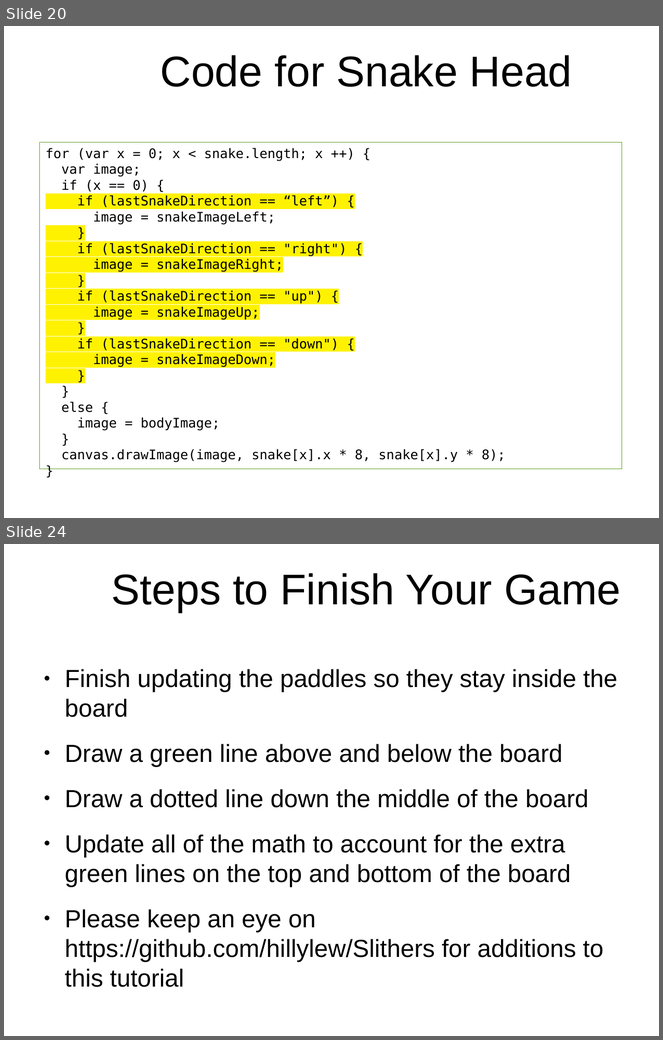
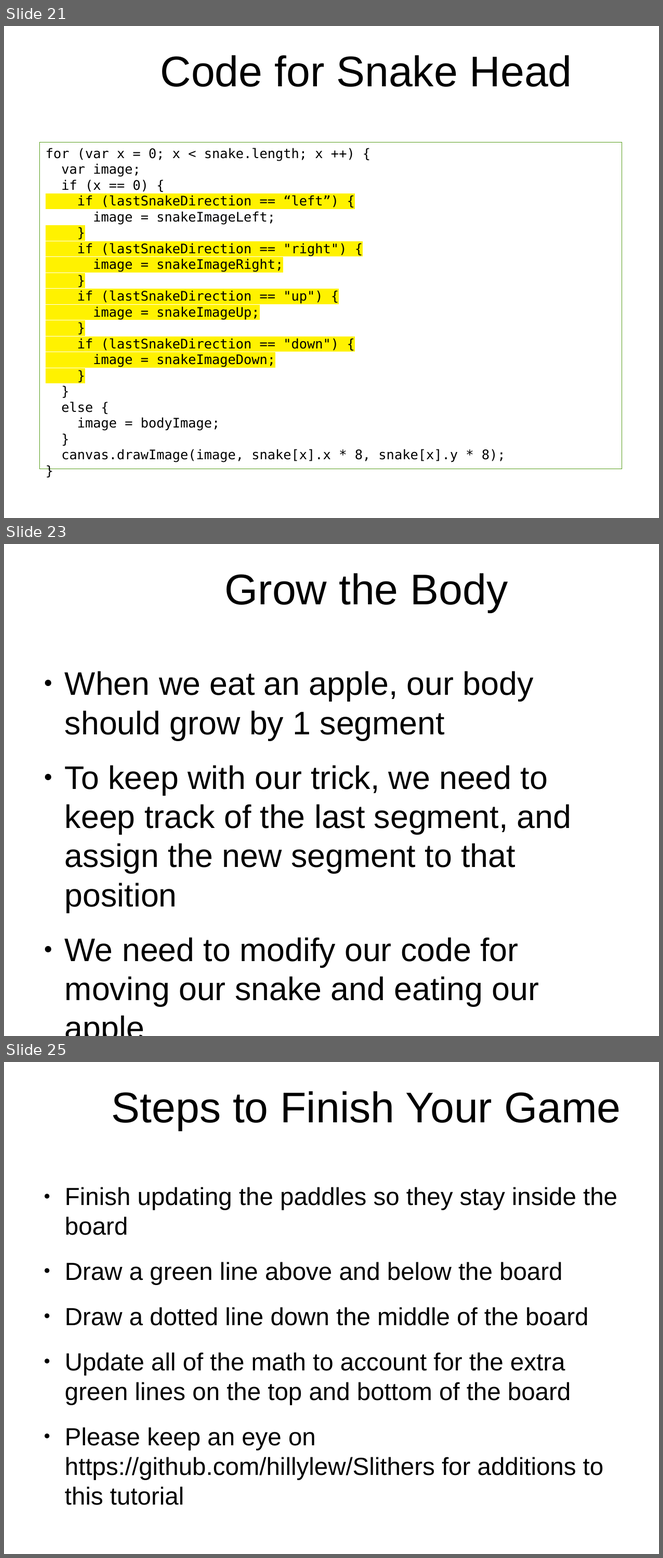
Before and after one commit to originalgrego/Slithers, a slide deck: Slithers - Explorathon 2018.odp. Shown one above the other, each under a label of ours: slides 20 and 24 before the commit, slides 21, 23 and 25 after it; the slides between them are not shown. The pictures are 663x1040 and 663x1558 pixels, drawn with LibreOffice and Linux fonts; fonts in the diff are those of the drawing; background and template pictures are left out. Boxes give left, top, right and bottom in pixels: in the first picture for what was removed or moved away, otherwise in the second. Text is boxed around its words. In the diff, an @@ line names an element or a change of style, - is before the commit and + after.

```diff
--- a/Slithers - Explorathon 2018.odp
+++ b/Slithers - Explorathon 2018.odp
@@ slide 23 added at <box>4,544,659,1036</box>, background picture (left out) @@
@@ title added at <box>225,573,508,612</box>, 51.9 pt, text #000000 @@
+Grow the Body
@@ text added at <box>65,671,572,1006</box>, 39.5 pt, text #000000 @@
+● When we eat an apple, our body should grow by 1 segment
+● To keep with our trick, we need to keep track of the last segment, and assign the new segment to that position
+● We need to modify our code for moving our snake and eating our apple
@@ what was slide 20 is now slide 21 @@
@@ what was slide 24 is now slide 25 @@
```
Also in this commit, not shown: 1 slide changed, 3 other slides added, 3 slides removed, 1 other file.
